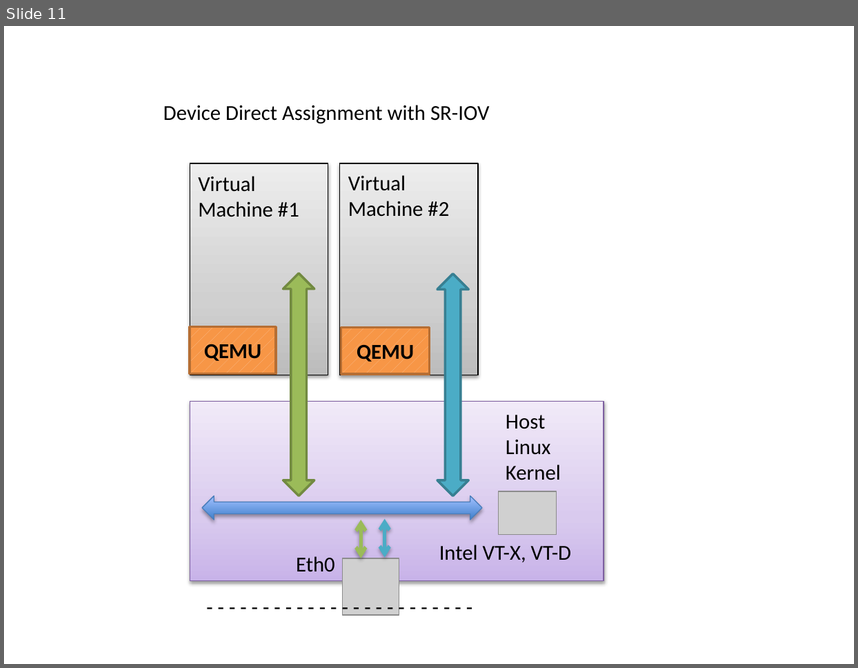
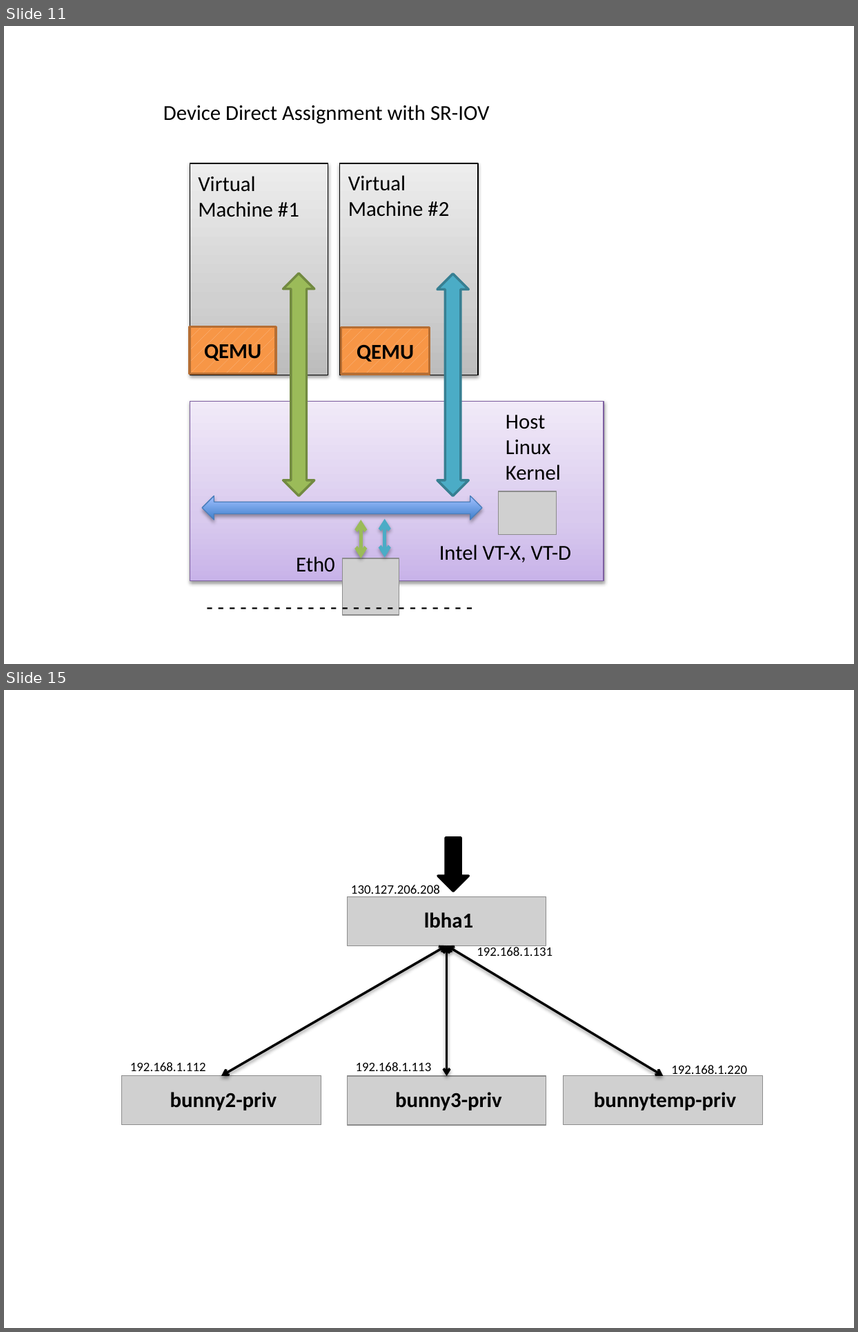
Before and after one commit to aravindhsampath/virtualizing-Intelligent-River, a slide deck: thesis_pictures.pptx. Shown one above the other, each under a label of ours: slide 11 before the commit, slides 11 and 15 after it; the slides between them are not shown. The pictures are 858x668 and 858x1332 pixels, drawn with LibreOffice and Linux fonts; fonts in the diff are those of the drawing; grey boxes stand for pictures. Boxes give left, top, right and bottom in pixels: in the first picture for what was removed or moved away, otherwise in the second. Text is boxed around its words. In the diff, an @@ line names an element or a change of style, - is before the commit and + after.

```diff
--- a/thesis_pictures.pptx
+++ b/thesis_pictures.pptx
@@ slide 15 added at (x1=4, y1=690, x2=854, y2=1328), background #FFFFFF @@
@@ down arrow added at (x1=439, y1=838, x2=469, y2=891), fill #000000, outline #000000 2 pt @@
@@ picture added at (x1=348, y1=896, x2=546, y2=946) @@
@@ text added at (x1=351, y1=885, x2=440, y2=898), 11 pt, text #000000 @@
+130.127.206.208
@@ text added at (x1=424, y1=912, x2=473, y2=928), 18 pt, text #000000, bold @@
+lbha1
@@ double arrow added from (447, 945) to (221, 1076), #000000 2 pt @@
@@ double arrow added from (447, 945) to (447, 1076), #000000 2 pt @@
@@ double arrow added from (447, 945) to (663, 1076), #000000 2 pt @@
@@ text added at (x1=477, y1=945, x2=553, y2=956), 11 pt, text #000000 @@
+192.168.1.131
@@ text added at (x1=130, y1=1062, x2=206, y2=1071), 11 pt, text #000000 @@
+192.168.1.112
@@ text added at (x1=356, y1=1062, x2=432, y2=1071), 11 pt, text #000000 @@
+192.168.1.113
@@ picture added at (x1=122, y1=1076, x2=321, y2=1125) @@
@@ picture added at (x1=348, y1=1076, x2=546, y2=1125) @@
@@ picture added at (x1=564, y1=1076, x2=762, y2=1125) @@
@@ text added at (x1=671, y1=1065, x2=747, y2=1077), 11 pt, text #000000 @@
+192.168.1.220
@@ text added at (x1=170, y1=1092, x2=277, y2=1110), 18 pt, text #000000, bold @@
+bunny2-priv
@@ text added at (x1=395, y1=1092, x2=502, y2=1110), 18 pt, text #000000, bold @@
+bunny3-priv
@@ text added at (x1=594, y1=1092, x2=736, y2=1110), 18 pt, text #000000, bold @@
+bunnytemp-priv
```
Also in this commit, not shown: 2 slides changed, 4 other slides added, 10 other files.
